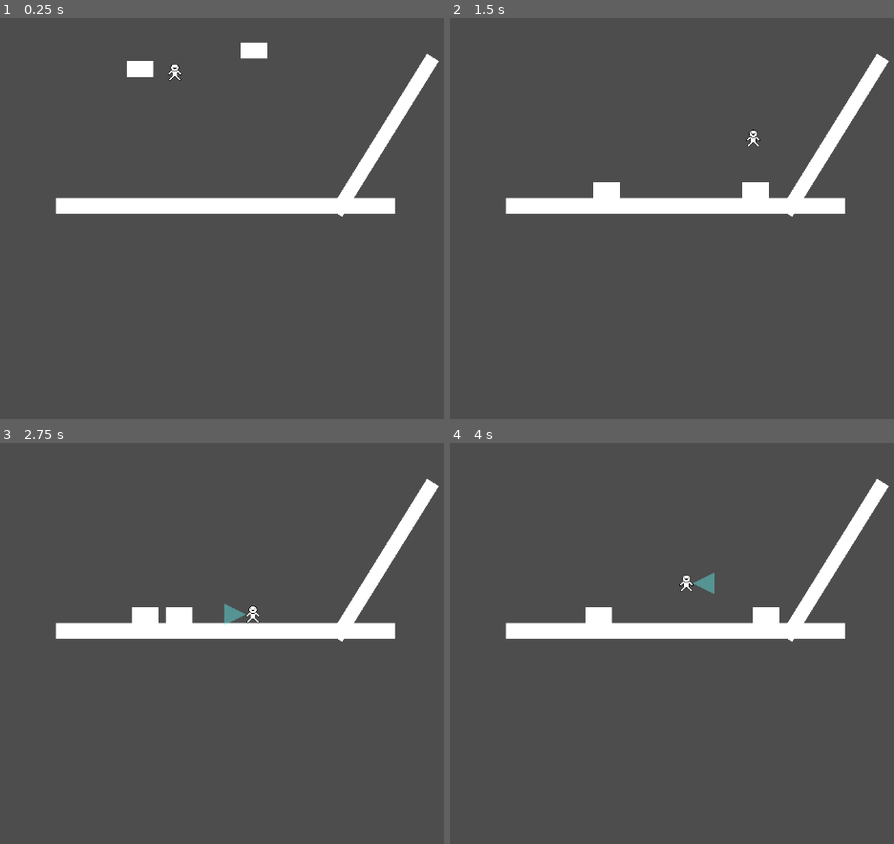
Above: before the commit, frames 1-4 (two rows, left to right).
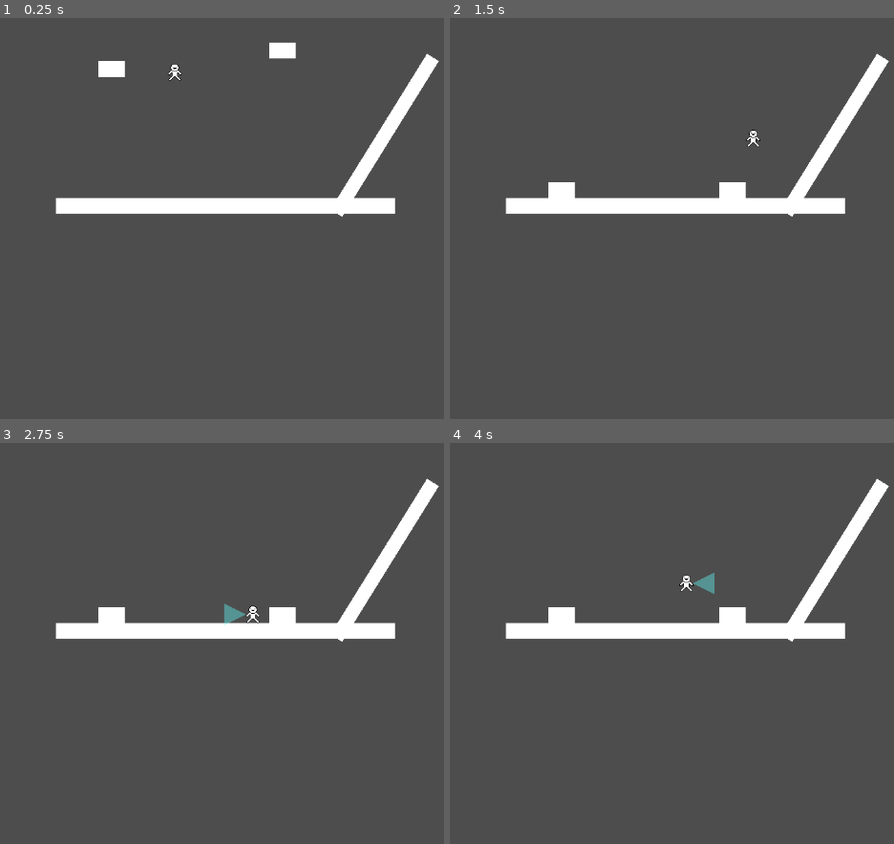
Above: after the commit, the same moments.

Repository: rafesholler/GMTK-2024
Game: Godot game, scene res://levels/test.tscn
The game is run twice, just before and just after one commit, with the same random seed, the same clock (stepped at 60 frames per second) and the same inputs.
Inputs:
- Up to frame 1 (0.25 s): no input
- Up to frame 2 (1.5 s): hold E (Enlarge) 0.53-1.28 s; hold D (Right) from 0.53 s (still down); tap Space (Jump) at 0.77 s; tap Q (Shrink) at 1.35 s
- Up to frame 3 (2.75 s): tap Space (Jump) at 1.52 s; release D (Right) at 2.03 s; hold A (Left) from 2.03 s (still down); hold E (Enlarge) from 2.03 s (still down)
- Up to frame 4 (4 s): release A (Left) at 2.78 s; release E (Enlarge) at 2.78 s; hold D (Right) from 2.78 s (still down); tap Q (Shrink) at 2.85 s; tap Space (Jump) at 3.02, 3.77 s; hold E (Enlarge) from 3.53 s (still down)

The runs differ from the first frame. In frame 1, 1.0% of the frame differs, in the area x 22-67%, y 5-15%; in frame 2, 0.9%; in frame 3, 1.0%; in frame 4, 1.0%.

Commit message:
reworked ant movement

Diff:
--- a/characters/components/movement.gd
+++ /dev/null
@@ -1,25 +0,0 @@
-extends Node2D
-class_name Movement
-#movement component to attach to enemies
-@export var speed : float
-@export var acceleration : float
-@export var direction = 1 #-1 is left, 1 is right
-# Called when the node enters the scene tree for the first time.
-func _ready() -> void:
-	$RayCast2D.position.x *= direction
-	pass # Replace with function body.
-
-# Called every frame. 'delta' is the elapsed time since the previous frame.
-func _process(delta: float) -> void:
-	pass
-
-func smart_walk(delta: float) -> float: #walk, but don't fall off the edge. only returns x value
-
-	if not $RayCast2D.is_colliding() and get_parent().velocity.y == 0:
-		direction *= -1
-		$RayCast2D.position.x *= -1
-	if get_parent().velocity.x == 0:
-		direction *= -1
-		$RayCast2D.position.x *= -1
-	var vel = speed * direction
-	return vel
--- a/characters/components/movement.tscn
+++ /dev/null
@@ -1,8 +0,0 @@
-[gd_scene load_steps=2 format=3 uid="uid://dphoxrha4p1ut"]
-
-[ext_resource type="Script" path="res://characters/components/movement.gd" id="1_g618q"]
-
-[node name="Movement" type="Node2D"]
-script = ExtResource("1_g618q")
-
-[node name="RayCast2D" type="RayCast2D" parent="."]
--- a/characters/tiny/ant.gd
+++ b/characters/tiny/ant.gd
@@ -1,12 +1,24 @@
 extends CharacterBody2D
 
+@export var speed : float
+@export var acceleration : float
+@export var direction = 1 #-1 is left, 1 is right
+
+func _ready() -> void:
+	$RayCast2D.position.x *= direction
 
 func _physics_process(delta: float) -> void:
-	velocity.x = $Movement.smart_walk(delta)
 
 	# Add the gravity.
 	if not is_on_floor():
 		velocity += get_gravity() * delta
 
+	if not $RayCast2D.is_colliding() and velocity.y == 0:
+		direction *= -1
+		$RayCast2D.position.x *= -1
+	if velocity.x == 0:
+		direction *= -1
+		$RayCast2D.position.x *= -1
+	velocity.x = speed * direction
 
 	move_and_slide()
--- a/characters/tiny/ant.tscn
+++ b/characters/tiny/ant.tscn
@@ -1,7 +1,6 @@
-[gd_scene load_steps=4 format=3 uid="uid://dayf8vm13dcei"]
+[gd_scene load_steps=3 format=3 uid="uid://dayf8vm13dcei"]
 
 [ext_resource type="Script" path="res://characters/tiny/ant.gd" id="1_uat43"]
-[ext_resource type="PackedScene" uid="uid://dphoxrha4p1ut" path="res://characters/components/movement.tscn" id="2_xm0so"]
 
 [sub_resource type="RectangleShape2D" id="RectangleShape2D_hp3f3"]
 size = Vector2(40, 24)
@@ -10,13 +9,6 @@
 collision_layer = 4
 collision_mask = 5
 script = ExtResource("1_uat43")
-
-[node name="Movement" parent="." instance=ExtResource("2_xm0so")]
-speed = 200.0
-direction = -1
-
-[node name="RayCast2D" parent="Movement" index="0"]
-position = Vector2(21, 0)
 
 [node name="ColorRect" type="ColorRect" parent="."]
 offset_left = -20.0
@@ -27,4 +19,5 @@
 [node name="CollisionShape2D" type="CollisionShape2D" parent="."]
 shape = SubResource("RectangleShape2D_hp3f3")
 
-[editable path="Movement"]
+[node name="RayCast2D" type="RayCast2D" parent="."]
+position = Vector2(21, 0)
